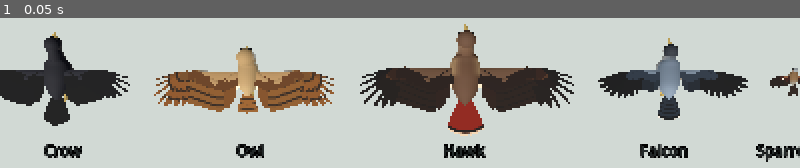
Above: before the commit, frame 1.
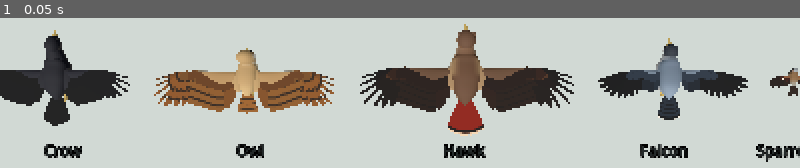
Above: after the commit, the same moment.

Repository: afaucher/flap
Game: Godot game, scene res://scenes/rig_gallery.tscn
Same seed, same stepped clock (60 frames per second), same inputs: the game is played once before the commit and once after it. This scene is started directly instead of the project's main scene.
Inputs:
- Up to frame 1 (0.05 s): no input

The runs differ from the first frame. In frame 1, 0.8% of the frame differs, in the area x 3-100%, y 8-51%.

Commit message:
One arm-wing surface, wing-root fairing, body/neck/head shapes
The skin web, humerus and forearm pieces were separate meshes cutting through
each other, leaving crease shadows where skin meets arm; the arm wing is now
one loft per side rebuilt each pose: a straight shoulder-to-wrist leading
edge, reaching back over the bones plus the coverts' padding, airfoil section
thick at the root. The arm pieces sit slimmed inside it until the wing folds.
A wing-root fairing (scapulars above, axillaries below) smooths the join to
the body. The trunk's cross-section is a superellipse (flatter back, deeper
breast) instead of an oval; the neck starts from the trunk's own section and
ends nearly the head's width, so it merges both ways; heads are scaled per
species (long crow head, flat-crowned hawk with a brow ridge, flat-faced owl).
A/B in docs/images/transitions_before_after.png.

Co-Authored-By: Claude Opus 5.5 <noreply@anthropic.com>

Diff:
--- a/scripts/bird/bird_rig.gd
+++ b/scripts/bird/bird_rig.gd
@@ -119,6 +119,9 @@
 var _head_world := Vector3.INF
 var _body_tint := Color.WHITE
 var _neck_colors: Array = []
+var _arm_colors: Array = []
+var _root_fill: Array[MeshInstance3D] = []
+var arm_web: Array = [{}, {}]         ## per side, the arm wing's loft this pose: {from, to, depth (elbow behind the edge), chord_at_elbow}
 var _last_carrier := Vector3.ZERO
 var _clock_t := 0.0
 var _leg_meshes: Array = [[], []]     ## per side: [tibia, tarsus, toe x4]
@@ -256,6 +259,12 @@
 	_head = Node3D.new()
 	_head.position = _head_pos
 	add_child(_head)
+	# The skull: the head sphere scaled per species (the crow's long head, the hawk's flat crown, the owl's flat
+	# face); the eyes and brows ride on it.
+	var skull := Node3D.new()
+	skull.name = "Skull"
+	skull.scale = body.skull
+	_head.add_child(skull)
 	var head := MeshInstance3D.new()
 	var sph := SphereMesh.new()
 	var hr := body.head_r
@@ -263,7 +272,7 @@
 	sph.height = hr * 2.0
 	head.mesh = _head_mesh(sph)
 	head.material_override = body_mat
-	_head.add_child(head)
+	skull.add_child(head)
 	var beak := MeshInstance3D.new()
 	var cone := CylinderMesh.new()
 	cone.top_radius = 0.0
@@ -271,7 +280,7 @@
 	cone.height = _L * (0.07 if profile.id == "owl" else 0.12)
 	beak.mesh = cone
 	beak.rotation.x = -PI * 0.5
-	beak.position = Vector3(0.0, -_L * 0.01, -hr - cone.height * 0.4)
+	beak.position = Vector3(0.0, -_L * 0.01, -hr * body.skull.z - cone.height * 0.4)
 	beak.material_override = leg_mat
 	_head.add_child(beak)
 	for e in [-1.0, 1.0]:   # eyes: dark dots so the look direction reads
@@ -282,7 +291,18 @@
 		eye.mesh = es
 		eye.material_override = _material(Color(0.05, 0.05, 0.05))
 		eye.position = Vector3(e * hr * (0.45 if profile.id == "owl" else 0.75), hr * 0.25, -hr * (0.8 if profile.id == "owl" else 0.55))
-		_head.add_child(eye)
+		skull.add_child(eye)
+		if body.brow > 0.0:   # the raptor's brow ridge over the eye: the frown
+			var brow := MeshInstance3D.new()
+			var bs := SphereMesh.new()
+			bs.radius = 0.5
+			bs.height = 1.0
+			brow.mesh = bs
+			brow.material_override = _material(_body_tint if Plumage.level == 0 else Plumage.head(profile.id, Vector3.UP, Vector3(0.75, 0.25, -0.55).normalized()))
+			brow.position = eye.position + Vector3(e * 0.03, 0.2, 0.02) * hr
+			brow.rotation = Vector3(deg_to_rad(-15.0), e * deg_to_rad(-35.0), 0.0)
+			brow.scale = Vector3(0.42, 0.14 * body.brow, 0.34) * hr
+			skull.add_child(brow)
 	for i in 2:
 		var parts: Array = []
 		for k in 6:
@@ -376,19 +396,134 @@
 	var meshes: Array = []
 	for k in 4:
 		meshes.append(_limb_mesh(k, col))
+	# The arm wing (piece 0) is lofted every pose instead (_loft_arm); its colours don't move.
+	_arm_colors = []
+	for k in ARM_STATIONS + 3:
+		var u := clampf((k - 1.0) / ARM_STATIONS, 0.0, 1.0)
+		var row: Array = []
+		for j in ARM_AROUND:
+			var a := TAU * j / ARM_AROUND
+			row.append(col.call(2, 0.5 * (1.0 - cos(a)), u, sin(a) >= 0.0))
+		_arm_colors.append(row)
 	for i in 2:
 		var parts: Array = []
 		for k in 4:
 			var mi := MeshInstance3D.new()
-			mi.mesh = meshes[k]
+			mi.mesh = meshes[k] if k > 0 else ArrayMesh.new()
 			mi.material_override = mat
 			add_child(mi)
 			parts.append(mi)
 		_fairings[i] = parts
+	# Wing-root fairings: where the arm wing meets the body, the scapulars above and the flank feathers below
+	# lie over the join, so it is a smooth swelling, not a seam.
+	var fill_mesh := _root_fill_mesh()
+	for i in 2:
+		var f := MeshInstance3D.new()
+		f.name = "WingRoot" + ("L" if i == 0 else "R")
+		f.mesh = fill_mesh
+		f.material_override = mat
+		add_child(f)
+		_root_fill.append(f)
+
+
+const ARM_STATIONS := 10
+const ARM_AROUND := 16
+
+
+## The arm wing's covering, lofted each pose from the shoulder to the wrist. On a bird the skin web
+## (propatagium), the arm's muscle and the small covert feathers over them read as ONE smooth surface -- the
+## feathers hide where skin meets arm -- so this is one loft, not separate pieces with creases where they
+## cross. Its leading edge is the straight line shoulder -> wrist (the propatagium's tendon); each station
+## reaches back over the bone beneath it plus the coverts' padding; an airfoil section, thick at the root
+## (the arm's muscle) and thin at the wrist. `open` fades it as the wing folds.
+func _loft_arm(i: int, mi: MeshInstance3D, sh: Vector3, elbow: Vector3, wrist: Vector3, n_in: Vector3, s: float, open: float) -> void:
+	var span := sh.distance_to(wrist)
+	if span < 1e-5 or open <= 0.01:
+		mi.visible = false
+		arm_web[i] = {}
+		return
+	mi.visible = true
+	var rc := shape.root_chord()
+	var le := (wrist - sh) / span
+	var nn := (n_in - le * le.dot(n_in)).normalized()
+	var aft := (le.cross(nn) * s).normalized()
+	var flip := aft.cross(nn).dot(le) < 0.0   # (keep the faces' winding outward on either wing)
+	var l_h := sh.distance_to(elbow)
+	var l_f := elbow.distance_to(wrist)
+	var depth_elbow := maxf((elbow - sh).dot(aft), 0.0)
+	var rows: Array = []
+	var chord_elbow := 0.0
+	for k in ARM_STATIONS + 3:
+		var u := clampf((k - 1.0) / ARM_STATIONS, 0.0, 1.0)
+		var e := sh + le * span * u
+		var arc := u * (l_h + l_f)
+		var bone := sh.lerp(elbow, arc / maxf(l_h, 1e-5)) if arc <= l_h else elbow.lerp(wrist, (arc - l_h) / maxf(l_f, 1e-5))
+		var depth := maxf((bone - e).dot(aft), 0.0)
+		var chord := (depth + rc * lerpf(0.42, 0.26, u)) * open
+		var thick := rc * lerpf(0.14, 0.055, u) * (1.0 + 0.15 * exp(-pow((u - 0.25) / 0.2, 2.0))) * open
+		if k == 0 or k == ARM_STATIONS + 2:
+			chord = 0.0   # closed ends (inside the body; at the wrist, inside the hand's piece)
+			thick = 0.0
+		if absf(arc - l_h) < (l_h + l_f) / ARM_STATIONS * 0.5:
+			chord_elbow = chord
+		var row: Array = []
+		for j in ARM_AROUND:
+			var a := TAU * j / ARM_AROUND * (-1.0 if flip else 1.0)
+			var x := 0.5 * (1.0 - cos(a))
+			var half := _naca(x) * thick
+			var y := 0.02 * chord * sin(PI * x) + (-half if sin(a) >= 0.0 else half)
+			row.append(e + aft * (x * chord) + nn * y)
+		rows.append(row)
+	arm_web[i] = {"from": sh, "to": wrist, "depth": depth_elbow, "chord_at_elbow": chord_elbow}
+	var cols := _arm_colors
+	if flip:   # (the colour rows were laid out for the unflipped order)
+		cols = []
+		for r in _arm_colors:
+			var rr: Array = [r[0]]
+			for j in range(ARM_AROUND - 1, 0, -1):
+				rr.append(r[j])
+			cols.append(rr)
+	BodyShape.tube_mesh(rows, mi.mesh as ArrayMesh, cols)
+
+
+## The wing-root fairing's mesh: a unit sphere coloured as the back's scapulars on top and the flank below.
+func _root_fill_mesh() -> ArrayMesh:
+	var sph := SphereMesh.new()
+	sph.radius = 0.5
+	sph.height = 1.0
+	sph.radial_segments = 16
+	sph.rings = 8
+	var arrays := sph.get_mesh_arrays()
+	var cols := PackedColorArray()
+	var top := _body_color_at(0.3, 0.9, 0.9)
+	# (below: the axillaries and underwing coverts, from plumage level 2)
+	var below := Plumage.hex(Plumage.spec(profile.id).wing.under) if Plumage.level >= 2 else _body_color_at(0.3, -0.4, 1.0)
+	for v in (arrays[Mesh.ARRAY_VERTEX] as PackedVector3Array):
+		cols.append(below.lerp(top, smoothstep(-0.25, 0.25, v.y)))
+	arrays[Mesh.ARRAY_COLOR] = cols
+	var m := ArrayMesh.new()
+	m.add_surface_from_arrays(Mesh.PRIMITIVE_TRIANGLES, arrays)
+	return m
+
+
+## Lay the wing-root fairing over the join of side `i`'s arm wing and the body: centred on the root of the
+## arm wing just behind the shoulder, long along the chord, short along the span, about the arm's thickness.
+func _place_root_fill(i: int, sh: Vector3, wrist: Vector3, n_in: Vector3, s: float, open: float) -> void:
+	var mi := _root_fill[i]
+	if open <= 0.01 or sh.distance_to(wrist) < 1e-5:
+		mi.visible = false
+		return
+	mi.visible = true
+	var rc := shape.root_chord()
+	var le := (wrist - sh).normalized()
+	var nn := (n_in - le * le.dot(n_in)).normalized()
+	var aft := (le.cross(nn) * s).normalized()
+	var c := sh + aft * rc * 0.32 - le * _L * 0.02
+	mi.transform = Transform3D(Basis(le * _L * 0.2 * open, nn * rc * 0.2 * open, aft * rc * 0.85), c)
 
 
 ## Lay a unit limb mesh from `a` to `b`, its chord aft and its thickness along `n`; `chord` scales x (m).
-func _place_limb(mi: MeshInstance3D, a: Vector3, b: Vector3, n: Vector3, side: float, chord: float, fade: float) -> void:
+func _place_limb(mi: MeshInstance3D, a: Vector3, b: Vector3, n: Vector3, side: float, chord: float, fade: float, thick := 1.0) -> void:
 	var d := b - a
 	var length := d.length()
 	if length < 1e-5 or fade <= 0.01:
@@ -398,7 +533,7 @@
 	var u := d / length
 	var nn := (n - u * u.dot(n)).normalized()
 	var aft := (u.cross(nn) * side).normalized()
-	mi.transform = Transform3D(Basis(aft * chord * fade, nn * shape.root_chord() * fade, d), a)
+	mi.transform = Transform3D(Basis(aft * chord * fade, nn * shape.root_chord() * fade * thick, d), a)
 
 
 ## `flip`: the underside copy -- the same surface, wound the other way with its normal down, so each copy
@@ -834,15 +969,12 @@
 				plain_i += 1
 		var fr: Array = _fairings[i]
 		var rc := shape.root_chord()
-		# The propatagium: a straight leading edge shoulder -> wrist, deep enough to reach back over the elbow;
-		# it slackens away as the wing folds.
-		var le := (wrist - sh).normalized() if wrist.distance_to(sh) > 1e-5 else Vector3.RIGHT * s
-		var le_n := (arm_n - le * le.dot(arm_n)).normalized()
-		var le_aft := (le.cross(le_n) * s).normalized()
-		var web := maxf((elbow - sh).dot(le_aft), 0.0) + rc * 0.18
-		_place_limb(fr[0], sh, wrist, arm_n, s, web, 1.0 - fold)
-		_place_limb(fr[1], sh, elbow, arm_n, s, rc, 1.0)
-		_place_limb(fr[2], elbow, wrist, arm_n, s, rc, 1.0)
+		# The arm wing: one smooth surface over the skin web, the arm and its coverts (it slackens away as the
+		# wing folds); the arm's own pieces sit inside it, slimmed, until folded.
+		_loft_arm(i, fr[0], sh, elbow, wrist, arm_n, s, 1.0 - fold)
+		_place_limb(fr[1], sh, elbow, arm_n, s, rc, 1.0, lerpf(0.5, 1.0, fold))
+		_place_limb(fr[2], elbow, wrist, arm_n, s, rc, 1.0, lerpf(0.5, 1.0, fold))
+		_place_root_fill(i, sh, wrist, arm_n, s, 1.0 - fold)
 		_place_limb(fr[3], wrist, hand, hand_n, s, rc, 1.0)
 		_pose_bone("humerus." + ("L" if i == 0 else "R"), sh, elbow, arm_n)
 		_pose_bone("forearm." + ("L" if i == 0 else "R"), elbow, wrist, arm_n)
@@ -970,9 +1102,14 @@
 	var x := (Vector3.RIGHT - tan * tan.x).normalized()
 	var y := tan.cross(x)
 	# The base fits the trunk ring it starts in, so it never pokes out of the back or throat.
+	# Its base is the trunk's own cross-section where it starts (width, back and throat depth), so the neck
+	# grows out of the front of the body rather than plugging into it; its end is nearly the head's width, so
+	# it merges into the head instead of meeting it in a collar.
 	var ring := body.ring_at(a.z)
-	var r0 := clampf(minf(ring[1], minf(ring[2], ring[3])) * 0.85, _L * 0.05, _L * 0.11) * fluff
-	var r1 := body.head_r * 0.7 * fluff
+	var bx := clampf(ring[1] * 0.85, _L * 0.05, _L * 0.14) * fluff
+	var bf := clampf(ring[3] * 0.8, _L * 0.05, _L * 0.14) * fluff   # throat side
+	var bb := clampf(ring[2] * 0.8, _L * 0.05, _L * 0.14) * fluff   # nape side
+	var r1 := body.head_r * minf(body.skull.x, body.skull.y) * 0.85 * fluff
 	var rows: Array = [[]]
 	for j in 10:
 		rows[0].append(a - tan * _L * 0.02)   # capped
@@ -980,11 +1117,12 @@
 	for k in samples:
 		var u := float(k) / (samples - 1)
 		var pos := a.lerp(b, u)
-		var rad := lerpf(r0, r1, smoothstep(0.0, 1.0, u))
+		var w := smoothstep(0.0, 1.0, u)
 		var row: Array = []
 		for j in 10:
 			var t := TAU * j / 10.0
-			row.append(pos + x * (cos(t) * rad) + y * (sin(t) * rad * 1.1))
+			var ry := lerpf(bf if sin(t) >= 0.0 else bb, r1, w)
+			row.append(pos + x * (cos(t) * lerpf(bx, r1, w)) + y * (sin(t) * ry))
 		rows.append(row)
 	BodyShape.tube_mesh(rows, _neck_mesh, _neck_colors)
 
--- a/scripts/bird/body_shape.gd
+++ b/scripts/bird/body_shape.gd
@@ -8,20 +8,25 @@
 ## neck is a three-bone chain from the front of the trunk to the head; its shell is a tube re-lofted every
 ## frame. Rig space as in BirdRig: -Z is the nose, +X the right wing, +Y up; lengths in metres.
 ##
-## Ring: [z, centre y, half width, height above centre, depth below centre]; the cross-section is two
-## half-ellipses (a deeper breast than back).
+## Ring: [z, centre y, half width, height above centre, depth below centre]. The cross-section is two
+## superellipse halves: a broad, flattish back with squarer shoulders above (exponent N_TOP), a deeper,
+## narrower breast below running down toward the keel (N_BOT) -- a bird's trunk is not an oval, though the
+## feathers round it off.
 
 ## Per species, as fractions of body length L (starting values to tune in the bird lab): neck length from
 ## the trunk to the head retracted / reaching; trunk depth at the breast; head radius; tibiotarsus and
 ## tarsometatarsus; neck extension in flight (0 retracted .. 1 reaching); head yaw range (deg); owl-style
-## reversible outer toe; plumage fluff when perched.
+## reversible outer toe; plumage fluff when perched; the skull's shape (head sphere scale x, y, z) and brow ridge
+## (docs/research/eyes_and_beaks.md 4.2: the crow's long head, the hawk's flat crown and frown, the owl's flat face).
 const DATA := {
-	"crow": {"neck": [0.14, 0.26], "depth": 0.32, "head": 0.105, "legs": [0.18, 0.20], "neck_flight": 0.75, "head_yaw": 110.0, "zygo": false, "fluff": 1.0},
-	"owl": {"neck": [0.1, 0.18], "depth": 0.34, "head": 0.15, "legs": [0.16, 0.14], "neck_flight": 0.3, "head_yaw": 135.0, "zygo": true, "fluff": 1.1},
-	"hawk": {"neck": [0.12, 0.22], "depth": 0.3, "head": 0.105, "legs": [0.17, 0.17], "neck_flight": 0.75, "head_yaw": 110.0, "zygo": false, "fluff": 1.0},
-	"falcon": {"neck": [0.1, 0.18], "depth": 0.32, "head": 0.1, "legs": [0.16, 0.15], "neck_flight": 0.8, "head_yaw": 110.0, "zygo": false, "fluff": 1.0},
-	"sparrow": {"neck": [0.09, 0.15], "depth": 0.33, "head": 0.11, "legs": [0.16, 0.14], "neck_flight": 0.5, "head_yaw": 110.0, "zygo": false, "fluff": 1.05},
+	"crow": {"neck": [0.14, 0.26], "depth": 0.32, "head": 0.105, "legs": [0.18, 0.20], "neck_flight": 0.75, "head_yaw": 110.0, "zygo": false, "fluff": 1.0, "skull": [0.88, 0.9, 1.15], "brow": 0.0},
+	"owl": {"neck": [0.1, 0.18], "depth": 0.34, "head": 0.15, "legs": [0.16, 0.14], "neck_flight": 0.3, "head_yaw": 135.0, "zygo": true, "fluff": 1.1, "skull": [1.0, 1.05, 0.8], "brow": 0.0},
+	"hawk": {"neck": [0.12, 0.22], "depth": 0.3, "head": 0.105, "legs": [0.17, 0.17], "neck_flight": 0.75, "head_yaw": 110.0, "zygo": false, "fluff": 1.0, "skull": [1.0, 0.88, 1.08], "brow": 1.0},
+	"falcon": {"neck": [0.1, 0.18], "depth": 0.32, "head": 0.1, "legs": [0.16, 0.15], "neck_flight": 0.8, "head_yaw": 110.0, "zygo": false, "fluff": 1.0, "skull": [1.0, 0.95, 1.02], "brow": 0.7},
+	"sparrow": {"neck": [0.09, 0.15], "depth": 0.33, "head": 0.11, "legs": [0.16, 0.14], "neck_flight": 0.5, "head_yaw": 110.0, "zygo": false, "fluff": 1.05, "skull": [0.95, 0.95, 1.0], "brow": 0.0},
 }
+const N_TOP := 2.6   ## back: flatter than an ellipse (2), squarer at the shoulders
+const N_BOT := 1.8   ## breast: deeper and narrower toward the keel
 const FEMUR := 0.09   ## femur length / L: short, near horizontal, hidden in the belly feathers
 
 var L := 0.45
@@ -40,6 +45,8 @@
 var head_yaw := 110.0
 var zygo := false
 var fluff_perched := 1.0
+var skull := Vector3.ONE             ## head sphere scale per axis (docs/research/eyes_and_beaks.md 4.2)
+var brow := 0.0                      ## raptor brow ridge (0 none .. 1 a hawk's)
 var rings: Array = []            ## front to back
 
 
@@ -63,6 +70,8 @@
 	b.head_yaw = d.head_yaw
 	b.zygo = d.zygo
 	b.fluff_perched = d.fluff
+	b.skull = Vector3(d.skull[0], d.skull[1], d.skull[2])
+	b.brow = d.brow
 	b._build_rings(float(d.depth))
 	return b
 
@@ -72,7 +81,7 @@
 	var breast_bot := depth - 0.15
 	# The shoulder ring passes through the shoulder joints.
 	var sh_top := 0.15
-	var sh_w := shoulder.x / L / sqrt(maxf(1.0 - pow(shoulder.y / L / sh_top, 2.0), 0.1))
+	var sh_w := shoulder.x / L / pow(maxf(1.0 - pow(absf(shoulder.y / L / sh_top), N_TOP), 0.1), 1.0 / N_TOP)
 	var r := [
 		[-0.33, 0.05, 0.0, 0.0, 0.0],
 		[-0.3, 0.05, 0.07, 0.06, 0.07 * k],                    # throat
@@ -88,6 +97,12 @@
 	rings.clear()
 	for ring in r:
 		rings.append(PackedFloat32Array([ring[0] * L, ring[1] * L, ring[2] * L, ring[3] * L, ring[4] * L]))
+
+
+## A superellipse coordinate: `c` (a cos or sin) raised to 2/n, keeping its sign; the exponent by half (`s`: the sin).
+static func _se(c: float, s: float) -> float:
+	var nexp := N_TOP if s >= 0.0 else N_BOT
+	return signf(c) * pow(absf(c), 2.0 / nexp)
 
 
 func front_z() -> float:
@@ -141,7 +156,8 @@
 		var ez := front_z() if pt.z < 0.0 else back_z()
 		return pt.distance_to(Vector3(0.0, r[0], ez))
 	var radial := Vector2(pt.x, dy)
-	var e := sqrt(pow(pt.x / r[1], 2.0) + pow(dy / h, 2.0))
+	var nexp := N_TOP if dy >= 0.0 else N_BOT
+	var e := pow(pow(absf(pt.x) / r[1], nexp) + pow(absf(dy) / h, nexp), 1.0 / nexp)
 	if e < 1e-5:
 		return -minf(r[1], h)
 	return radial.length() * (1.0 - 1.0 / e)
@@ -154,7 +170,8 @@
 	var h := r[2] if dy >= 0.0 else r[3]
 	if h < 1e-4:
 		return 0.0
-	return r[1] * sqrt(maxf(1.0 - pow(dy / h, 2.0), 0.0))
+	var nexp := N_TOP if dy >= 0.0 else N_BOT
+	return r[1] * pow(maxf(1.0 - pow(minf(absf(dy / h), 1.0), nexp), 0.0), 1.0 / nexp)
 
 
 ## Move `pt` onto the flank at its height (x set to the surface, plus `pad`), on side `s`.
@@ -167,7 +184,7 @@
 	var dz := (back_z() - front_z()) / steps
 	for k in steps:
 		var r := ring_at(front_z() + (k + 0.5) * dz)
-		v += PI * r[1] * (r[2] + r[3]) * 0.5 * dz
+		v += r[1] * (1.7078 * r[2] + 1.5022 * r[3]) * dz   # superellipse half-areas (2 a b G(1+1/n)^2 / G(1+2/n), n = 2.6 / 1.8)
 	return v
 
 
@@ -184,7 +201,7 @@
 		for j in around:
 			var t := TAU * j / around
 			var h := r[2] if sin(t) >= 0.0 else r[3]
-			row.append(Vector3(r[1] * cos(t), r[0] + h * sin(t), z))
+			row.append(Vector3(r[1] * _se(cos(t), sin(t)), r[0] + h * _se(sin(t), sin(t)), z))
 			if color.is_valid():
 				crow.append(color.call(float(i) / slices, sin(t), absf(cos(t))))
 		pts.append(row)
--- a/tests/test_bird_rig.gd
+++ b/tests/test_bird_rig.gd
@@ -35,18 +35,13 @@
 		# past the elbow; it slackens away folded. Each limb piece thins from root to tip (muscle near the
 		# body, tendon and bone outward), and the arm is thicker than the hand.
 		_pose(rig, 0.0, 0.0, 0.0, 0.0)
-		var web: MeshInstance3D = rig._fairings[1][0]
+		var web: Dictionary = rig.arm_web[1]
 		var wj: Array = rig.wing_joints[1]
-		check(web.visible, p.id + " propatagium spread")
-		check(web.transform.origin.distance_to(wj[0]) < 1e-4, p.id + " propatagium from the shoulder")
-		check((web.transform.origin + web.transform.basis.z).distance_to(wj[2]) < 1e-4, p.id + " propatagium to the wrist")
-		var w0: Vector3 = wj[0]
-		var le: Vector3 = ((wj[2] as Vector3) - w0).normalized()
-		var behind: Vector3 = ((wj[1] as Vector3) - w0) - le * le.dot((wj[1] as Vector3) - w0)
-		check(web.transform.basis.x.length() > behind.length(), p.id + " propatagium reaches back over the elbow")
-		check(web.transform.basis.x.normalized().dot(behind.normalized()) > 0.9, p.id + " propatagium lies on the elbow's side of the edge")
+		check(not web.is_empty() and (rig._fairings[1][0] as MeshInstance3D).visible, p.id + " arm wing surface spread")
+		check((web.from as Vector3).distance_to(wj[0]) < 1e-4 and (web.to as Vector3).distance_to(wj[2]) < 1e-4, p.id + " its leading edge runs shoulder to wrist")
+		check(float(web.chord_at_elbow) > float(web.depth) + 0.01, "%s it reaches back over the elbow (%.3f > %.3f)" % [p.id, web.chord_at_elbow, web.depth])
 		_pose(rig, 0.0, 1.0, 0.0, 0.0)
-		check(not (rig._fairings[1][0] as MeshInstance3D).visible, p.id + " propatagium slack when folded")
+		check(not (rig._fairings[1][0] as MeshInstance3D).visible, p.id + " the web slackens away when folded")
 		for k in range(1, 4):
 			check(BirdRig.limb_section(k, 0.0).y > BirdRig.limb_section(k, 1.0).y, "limb %d thins outward" % k)
 		check(BirdRig.limb_section(1, 0.35).y > BirdRig.limb_section(3, 0.0).y * 2.0, "the arm is far thicker than the hand")
Binary file added: docs/images/transitions_before_after.png
Not shown, added: docs/images/transitions_before_after.png.import
Not shown, changed: docs/design/wing_rig.md
